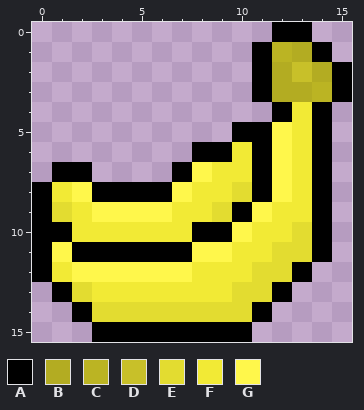
A pixel-art sprite gets an edit: MonkeyGame/Assets/Graphics/Sprites/Objects/banana.png. This is how it looked before the edit.
The file is 16x16 pixels.
Palette (. is transparent): A #000000  B #b3ac22  C #bbb423  D #c8c029  E #e3dc30  F #f2ea35  G #fff74b
Once edited:
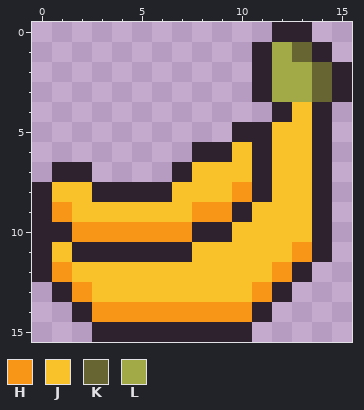
Colours new in this view: H #f79617  J #f9c22b  K #676633  L #a2a947
The exact change:
Colour A changes from #000000 to #2e222f.
Colour E gives way to colour H in row 8 at x 10; in row 9 at x 1 and 9; in row 11 at x 13; in row 12 at x 12; in row 13 at x 2 and 11; in row 14 at x 3 to 10.
Colour F gives way to colour H in row 9 at x 8; in row 10 at x 2 to 7; in row 12 at x 1.
Colour E gives way to colour J in row 10 at x 13; in row 11 at x 12; in row 12 at x 11; in row 13 at x 10.
Colour F gives way to colour J in rows 4 to 5 at x 13; in row 6 at x 10 and 13; in row 7 at x 9 to 10 and 13; in row 8 at x 1, 8 to 9 and 13; in row 9 at x 2, 7 and 12 to 13; in row 10 at x 11 to 12.
Colour F gives way to colour J in row 11 at x 10 to 11; in row 12 at x 8 to 10; in row 13 at x 3 to 9.
Colour G gives way to colour J in rows 5 to 6 at x 12; in row 7 at x 8 and 12; in row 8 at x 2, 7 and 12; in row 9 at x 3 to 6 and 11; in row 10 at x 10; in row 11 at x 1 and 8 to 9.
Colour G gives way to colour J in row 12 at x 2 to 7.
Colour B gives way to colour K in row 1 at x 13; in row 2 at x 14.
Colour C gives way to colour K in row 3 at x 14.
Colour B gives way to colour L in row 2 at x 12; in row 3 at x 12 to 13.
Colour C gives way to colour L in row 1 at x 12.
Colour D gives way to colour L in row 2 at x 13.
Where, in picture pixels (left, top, right, bottom), the same in both pictures:
changed: (32, 22, 352, 342)
